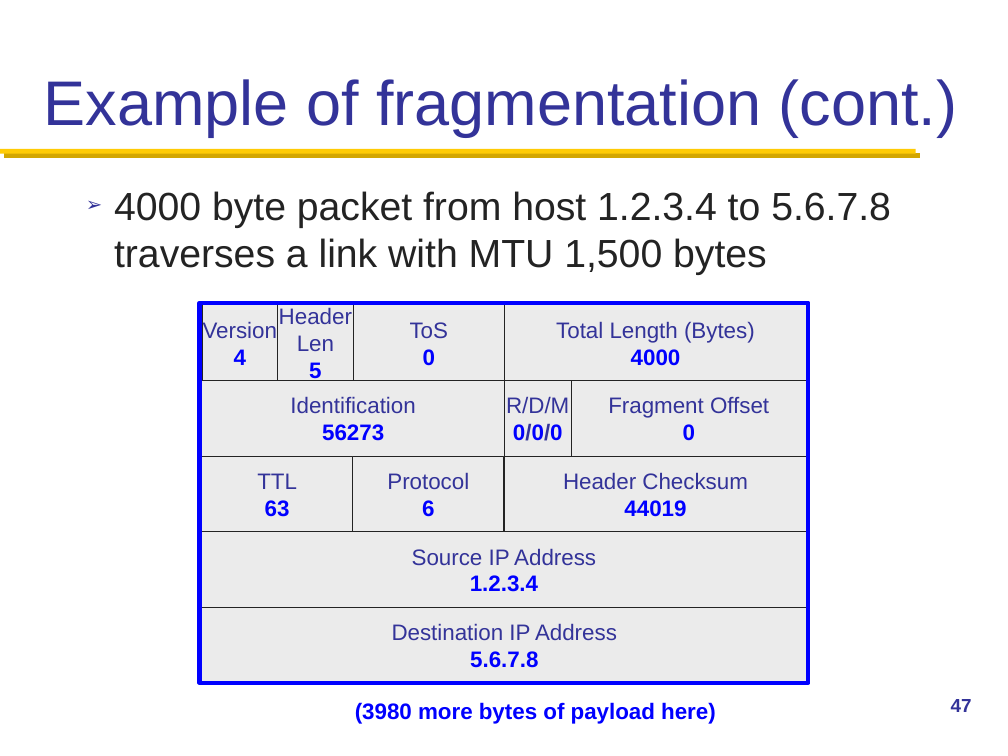
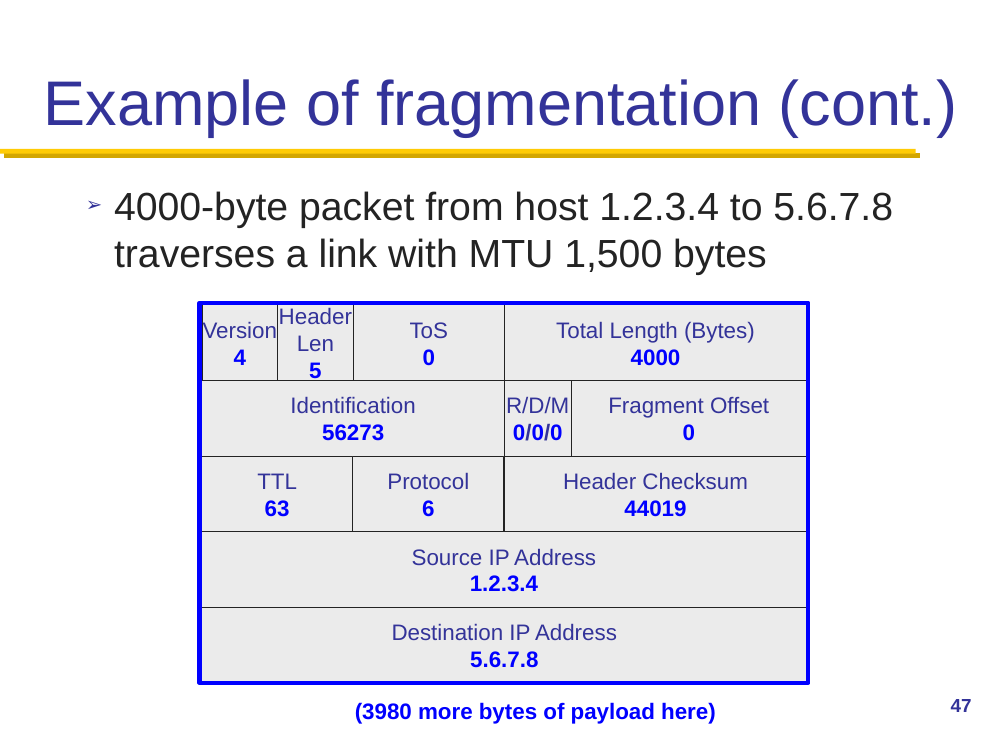
Before and after one commit to henryhxu/CSCI4430-ESTR4120, a slide deck: slide 47 of lectures/lec10.pptx. Drawn at 1008x756 pixels with LibreOffice and Linux fonts; fonts in the diff are those of the drawing; background and template pictures are left out. Boxes give left, top, right and bottom in pixels: in the first picture for what was removed or moved away, otherwise in the second. Text is boxed around its words. In the diff, an @@ line names an element or a change of style, - is before the commit and + after.

Commit message:
lec10 revised

```diff
--- a/lectures/lec10.pptx
+++ b/lectures/lec10.pptx
@@ text at (x1=114, y1=191, x2=893, y2=275): text changed @@
-➢ 4000 byte packet from host 1.2.3.4 to 5.6.7.8 traverses a link with MTU 1,500 bytes
+➢ 4000-byte packet from host 1.2.3.4 to 5.6.7.8 traverses a link with MTU 1,500 bytes
```
